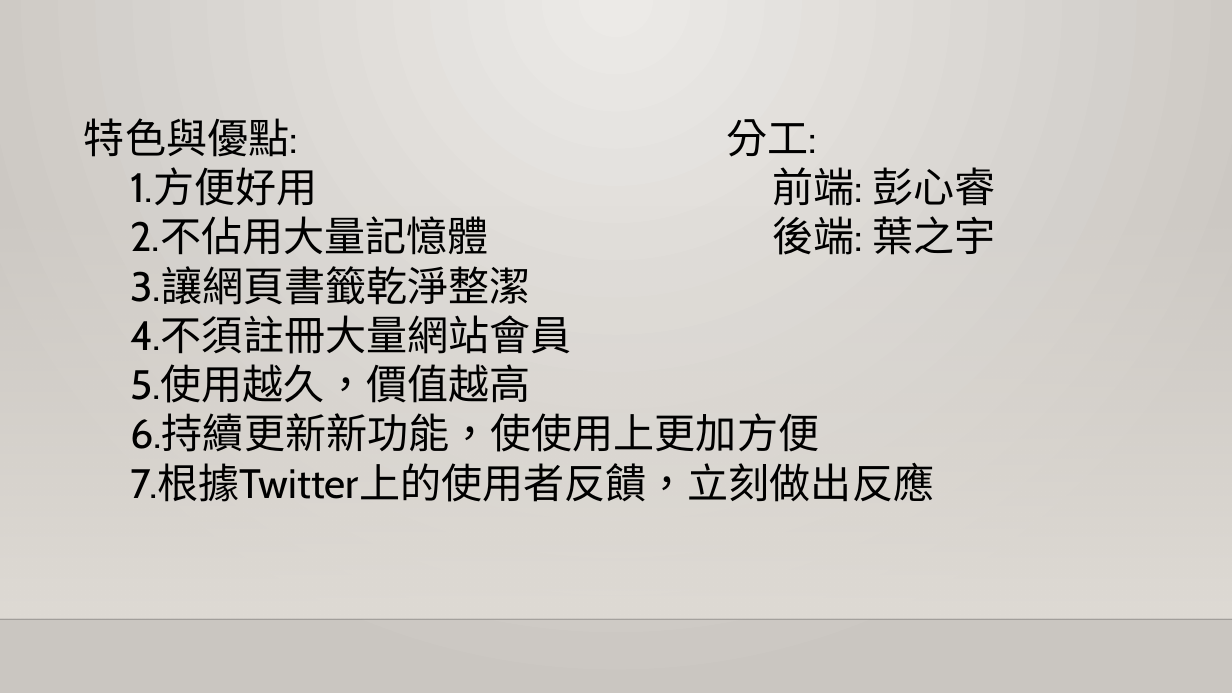
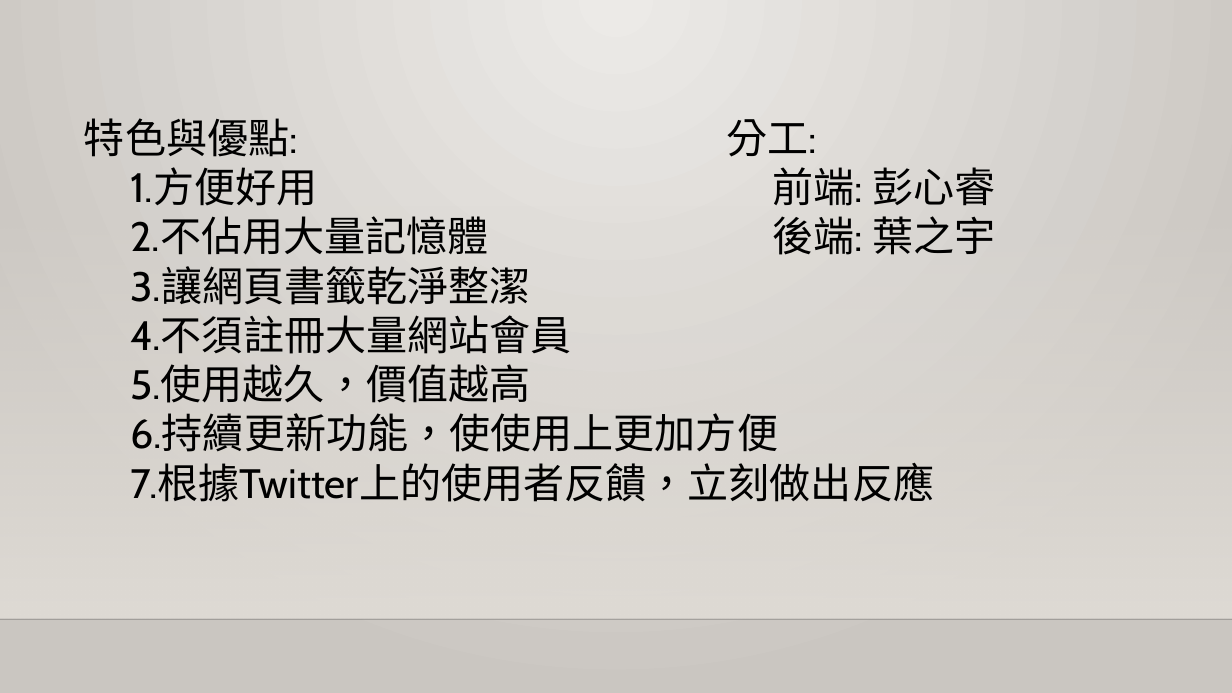
Before and after one commit to YukiHime-TW/nhentai, a slide deck: slide 7 of 漫畫筆記本-00757028+00757018.pptx. Drawn at 1232x693 pixels with LibreOffice and Linux fonts; fonts in the diff are those of the drawing; background and template pictures are left out. Boxes give left, top, right and bottom in pixels: in the first picture for what was removed or moved away, otherwise in the second. Text is boxed around its words. In the diff, an @@ line names an element or a change of style, - is before the commit and + after.

```diff
--- a/漫畫筆記本-00757028+00757018.pptx
+++ b/漫畫筆記本-00757028+00757018.pptx
@@ text at (130, 414, 778, 452): text changed @@
-6.持續更新新功能，使使用上更加方便
+6.持續更新功能，使使用上更加方便
```
